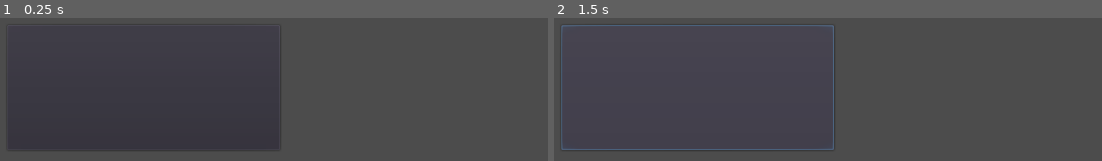
Above: before the commit, frames 1-2 (left to right).
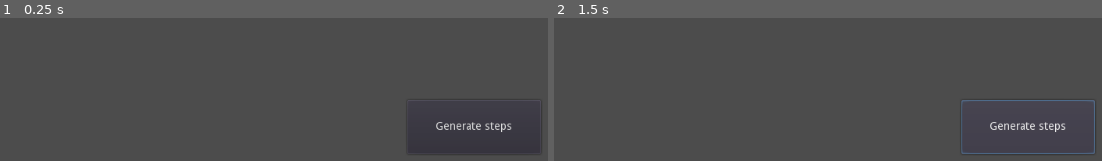
Above: after the commit, the same moments.

Repository: Aazmund/godot_praktic
Game: Godot game, scene res://Node2D.tscn
Two runs of this game, one before a commit and one after it. Both use one fixed random seed, a clock stepped at 60 frames per second and the inputs below. Before the commit the project has no main scene; this scene is started directly in both runs.
Inputs (mouse positions are in pixels of both pictures, inside the frame that each line leads up to; where the layout moved, square brackets give the same spot in the first picture):
- Up to frame 1 (0.25 s): no input
- Up to frame 2 (1.5 s): click (1030, 126) [696, 88] at 0.5 s; click (1030, 126) [696, 88] at 1.25 s

The runs differ from the first frame. In frame 1, 0.8% of the frame differs, in the area x 3-98%, y 72-95%; in frame 2, 1.9%, in the area x 1-99%, y 4-96%.

Commit message:
moved button

Diff:
--- a/gonfalonier/Node2D.tscn
+++ b/gonfalonier/Node2D.tscn
@@ -3,7 +3,12 @@
 [node name="Node2D" type="Node2D"]
 
 [node name="Button" type="Button" parent="."]
-margin_left = 332.487
-margin_top = 425.939
-margin_right = 681.487
-margin_bottom = 585.939
+margin_left = 844.0
+margin_top = 522.0
+margin_right = 1015.0
+margin_bottom = 591.0
+text = "Generate steps"
+
+[node name="Viewport" type="Viewport" parent="."]
+size = Vector2( 50, 50 )
+usage = 0
--- a/gonfalonier/project.godot
+++ b/gonfalonier/project.godot
@@ -16,6 +16,7 @@
 [application]
 
 config/name="test_prj"
+run/main_scene="res://Node2D.tscn"
 config/icon="res://icon.png"
 
 [rendering]
